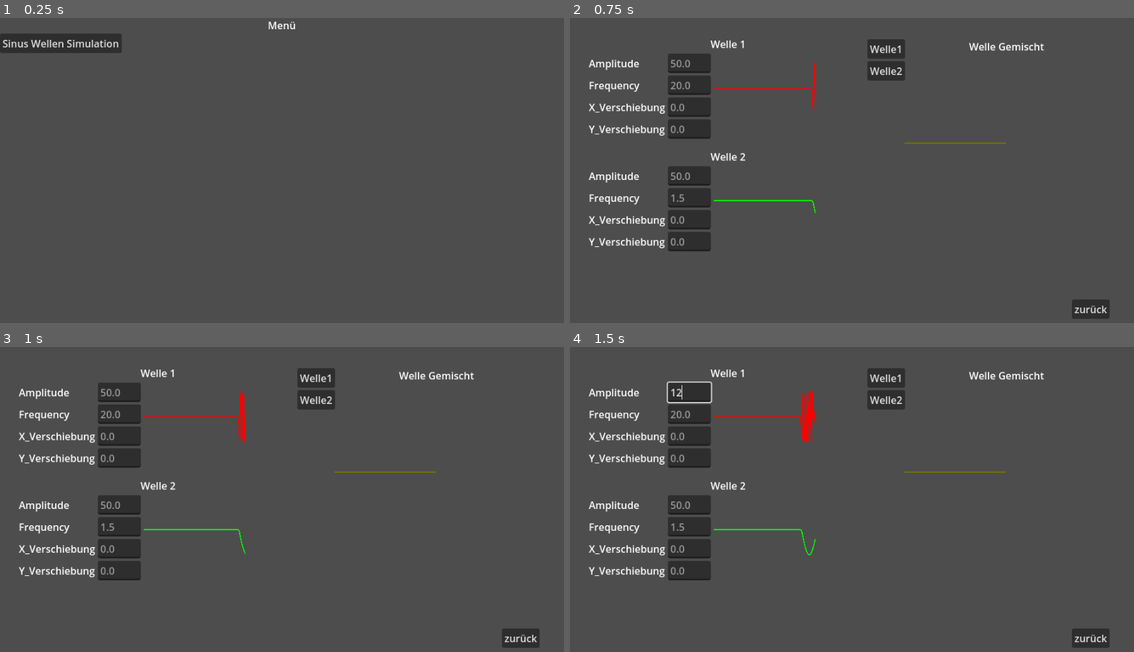
Above: before the commit, frames 1-4 (two rows, left to right).
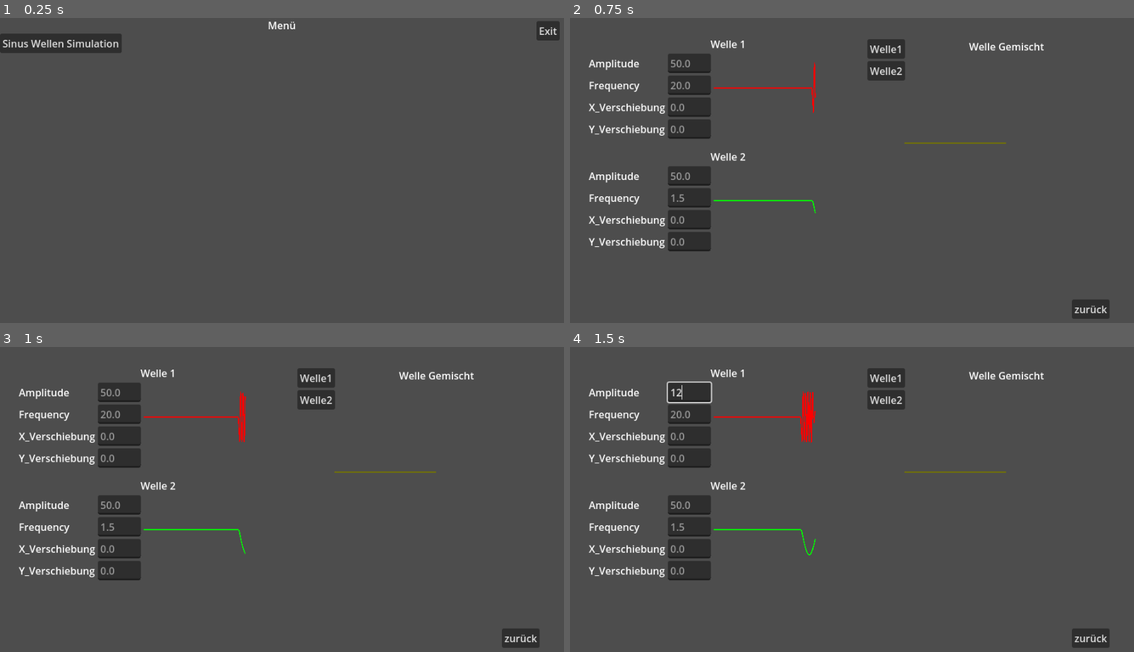
Above: after the commit, the same moments.

Repository: Beginner090902/MeineBastelEcke
Game: Godot game, scene res://Hauptmenü/hauptmenü.tscn
Same seed, same stepped clock (60 frames per second), same inputs: the game is played once before the commit and once after it.
Inputs (mouse positions are in pixels of both pictures, inside the frame that each line leads up to):
- Up to frame 1 (0.25 s): no input
- Up to frame 2 (0.75 s): click "Sinus Wellen Simulation" at 0.5 s
- Up to frame 3 (1 s): no input
- Up to frame 4 (1.5 s): click (688, 392) at 1.27 s; type "12" at 1.35 s

The runs differ from the first frame. In frame 1, 0.2% of the frame differs, in the area x 95-100%, y 1-8%; in frame 2, nothing differs; in frame 3, nothing differs; in frame 4, nothing differs.

Commit message:
add exit button

Diff:
--- /dev/null
+++ b/Hauptmenü/exit_game.gd
@@ -0,0 +1,7 @@
+extends Button
+
+
+
+
+func _on_pressed() -> void:
+	get_tree().quit()
--- a/Hauptmenü/hauptmenü.tscn
+++ b/Hauptmenü/hauptmenü.tscn
@@ -1,6 +1,7 @@
-[gd_scene load_steps=2 format=3 uid="uid://cai3brn5qfu2v"]
+[gd_scene load_steps=3 format=3 uid="uid://cai3brn5qfu2v"]
 
 [ext_resource type="Script" uid="uid://ogirkl0hk5t0" path="res://Hauptmenü/sinus_wellen_simulation_button.gd" id="1_rmmmx"]
+[ext_resource type="Script" uid="uid://cuy0vpr6xb2ih" path="res://Hauptmenü/exit_game.gd" id="2_m1wvj"]
 
 [node name="Hauptmenü" type="Control"]
 layout_mode = 3
@@ -29,4 +30,14 @@
 text = "Sinus Wellen Simulation"
 script = ExtResource("1_rmmmx")
 
+[node name="Exit-Game" type="Button" parent="."]
+layout_mode = 0
+offset_left = 855.0
+offset_top = 5.0
+offset_right = 892.0
+offset_bottom = 36.0
+text = "Exit"
+script = ExtResource("2_m1wvj")
+
 [connection signal="pressed" from="ScrollContainer/GridContainer/Sinus-Wellen-Simulation-button" to="ScrollContainer/GridContainer/Sinus-Wellen-Simulation-button" method="_on_pressed"]
+[connection signal="pressed" from="Exit-Game" to="Exit-Game" method="_on_pressed"]
--- a/project.godot
+++ b/project.godot
@@ -26,5 +26,7 @@
 
 [rendering]
 
+textures/canvas_textures/default_texture_repeat=1
+textures/vram_compression/import_etc2_astc=true
 anti_aliasing/quality/msaa_2d=3
 2d/snap/snap_2d_transforms_to_pixel=true
Not shown, added: Hauptmenü/exit_game.gd.uid
Not shown, changed: export_presets.cfg
